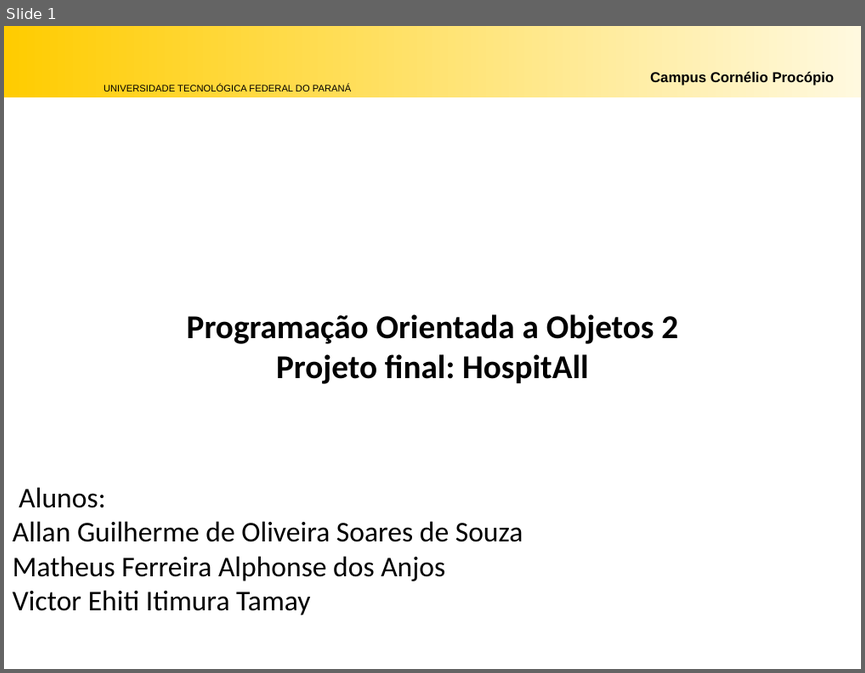
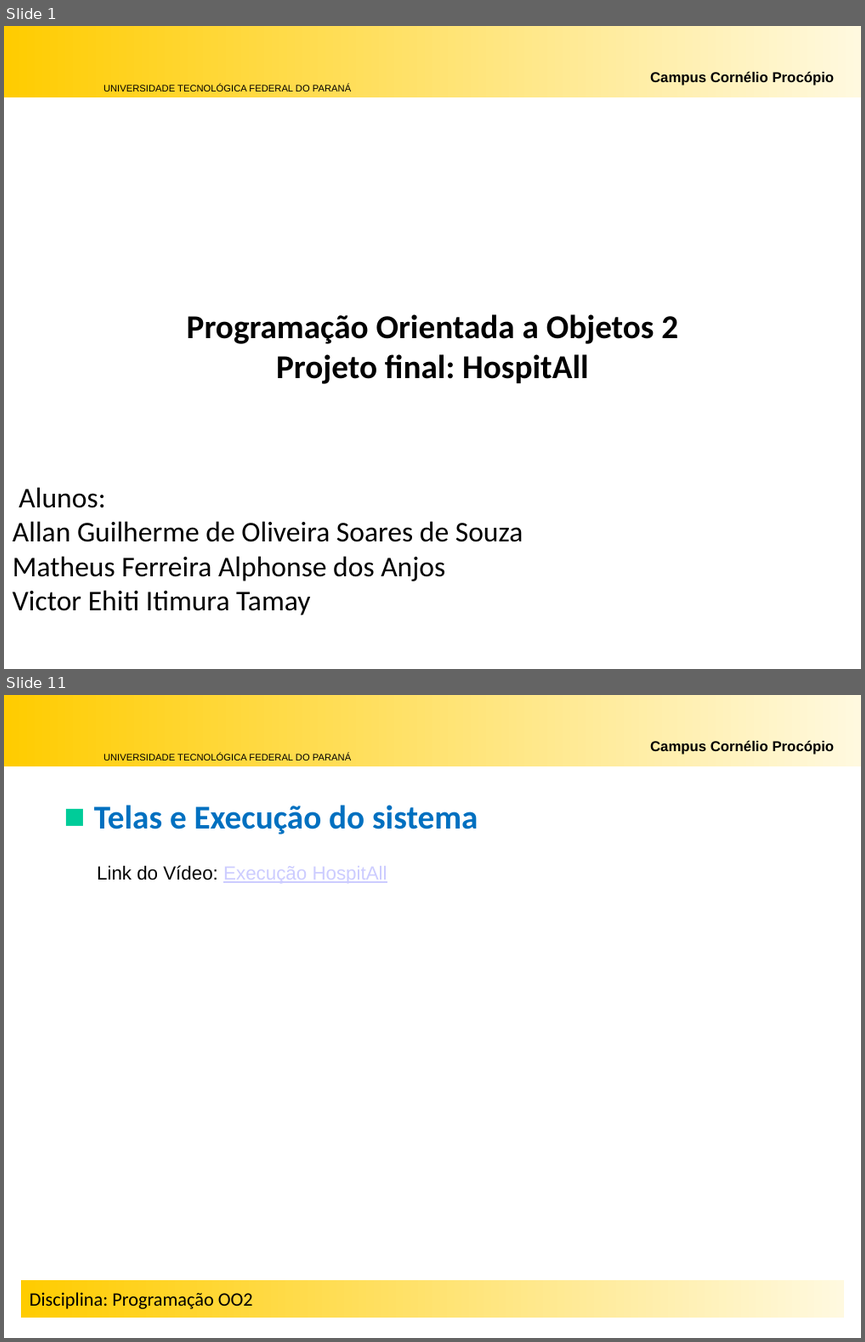
Before and after one commit to matheustm29/HospitAll, a slide deck: Docs/Slides_HospitAll.pptx. Shown one above the other, each under a label of ours: slide 1 before the commit, slides 1 and 11 after it; the slides between them are not shown. The pictures are 865x673 and 865x1342 pixels, drawn with LibreOffice and Linux fonts; fonts in the diff are those of the drawing; background and template pictures are left out. Boxes give left, top, right and bottom in pixels: in the first picture for what was removed or moved away, otherwise in the second. Text is boxed around its words. In the diff, an @@ line names an element or a change of style, - is before the commit and + after.

```diff
--- a/Docs/Slides_HospitAll.pptx
+++ b/Docs/Slides_HospitAll.pptx
@@ slide 11 added at <box>4,695,861,1338</box>, background #FFFFFF; not listed: 3 template elements that a slide beside it also shows @@
@@ text added at <box>94,805,477,834</box>, 28 pt, text #0070C0, bold @@
+◼ Telas e Execução do sistema
@@ text added at <box>97,865,387,883</box>, 16 pt, text #CCCCFF, underline @@
+Link do Vídeo: Execução HospitAll
@@ rectangle added at <box>21,1279,845,1317</box>, fill gradient #FFF9DF to #FFCC00, 16 pt, text #000000 @@
+Disciplina: Programação OO2
```
Also in this commit, not shown: 10 slides changed.
